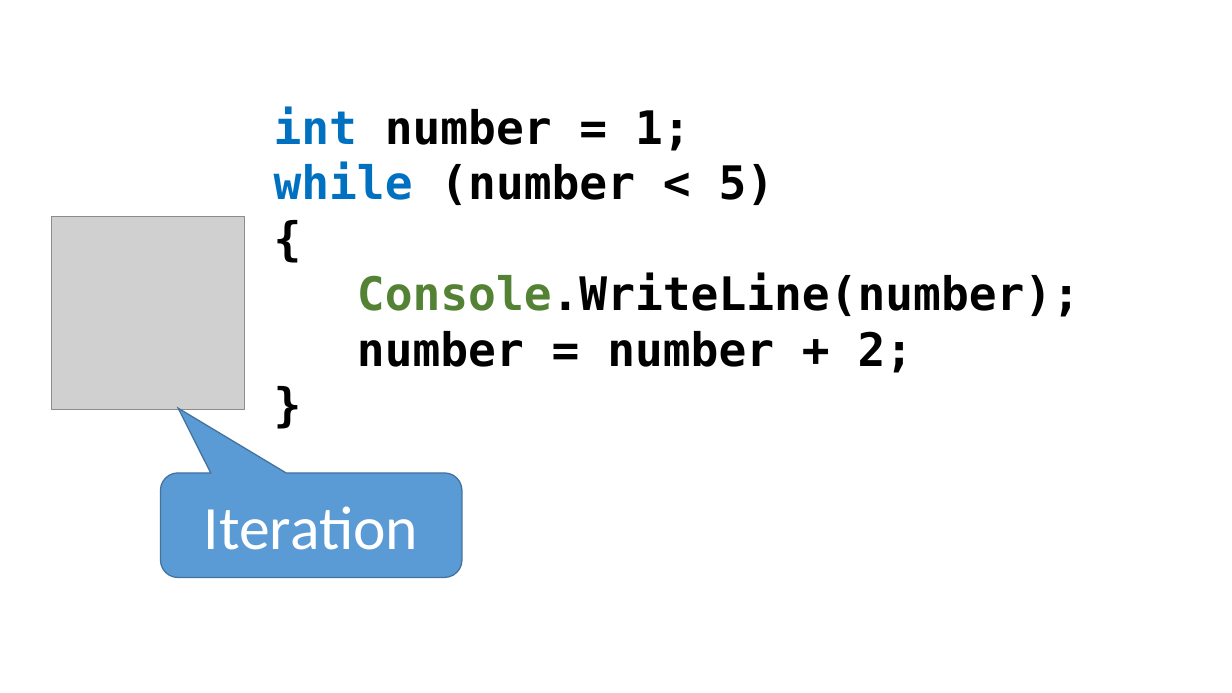
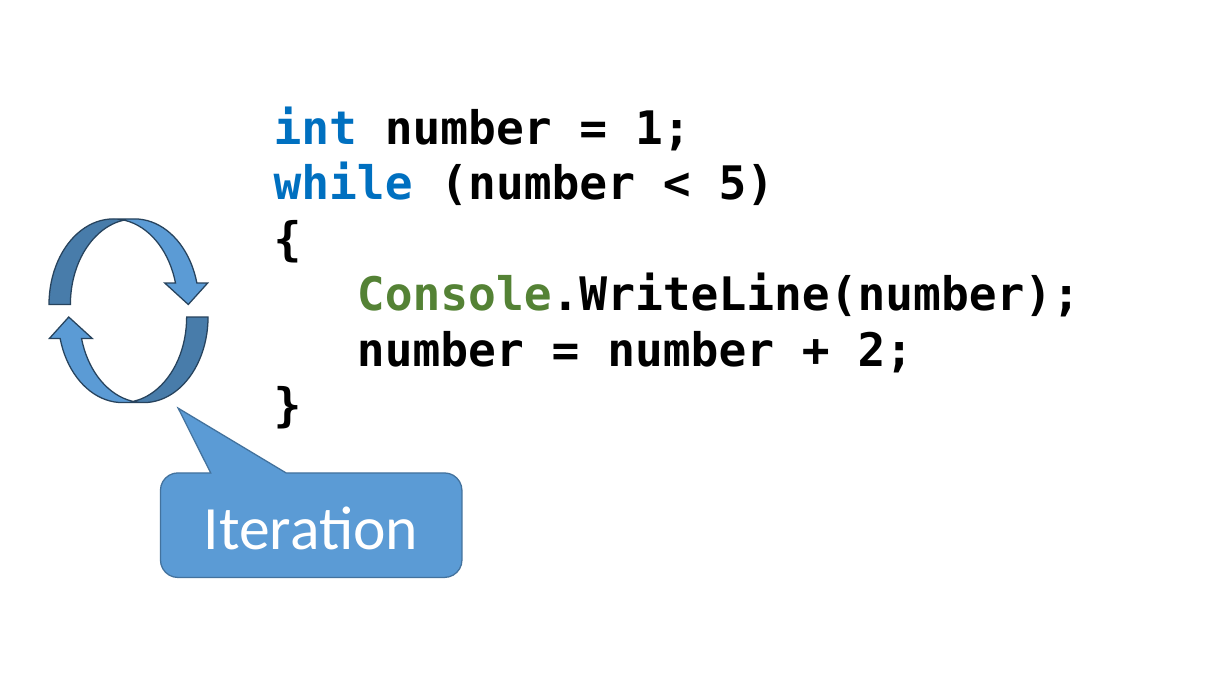
Before and after one commit to perslaursen/OOProg22, a slide deck: slide 24 of Chap/Prog02/Presentations/RepetitionStatements.pptx. Drawn at 1232x693 pixels with LibreOffice and Linux fonts; fonts in the diff are those of the drawing; grey boxes stand for pictures. Boxes give left, top, right and bottom in pixels: in the first picture for what was removed or moved away, otherwise in the second. Text is boxed around its words. In the diff, an @@ line names an element or a change of style, - is before the commit and + after.

```diff
--- a/Chap/Prog02/Presentations/RepetitionStatements.pptx
+++ b/Chap/Prog02/Presentations/RepetitionStatements.pptx
@@ curved down arrow added at (49,219,210,305), fill #5B9BD5, outline #28445D 1 pt @@
@@ picture removed at (52,216,244,409) @@
@@ curved down arrow added at (47,317,208,403), fill #5B9BD5, outline #28445D 1 pt @@
```
Also in this commit, not shown: 1 other slide changed, 33 other files.
